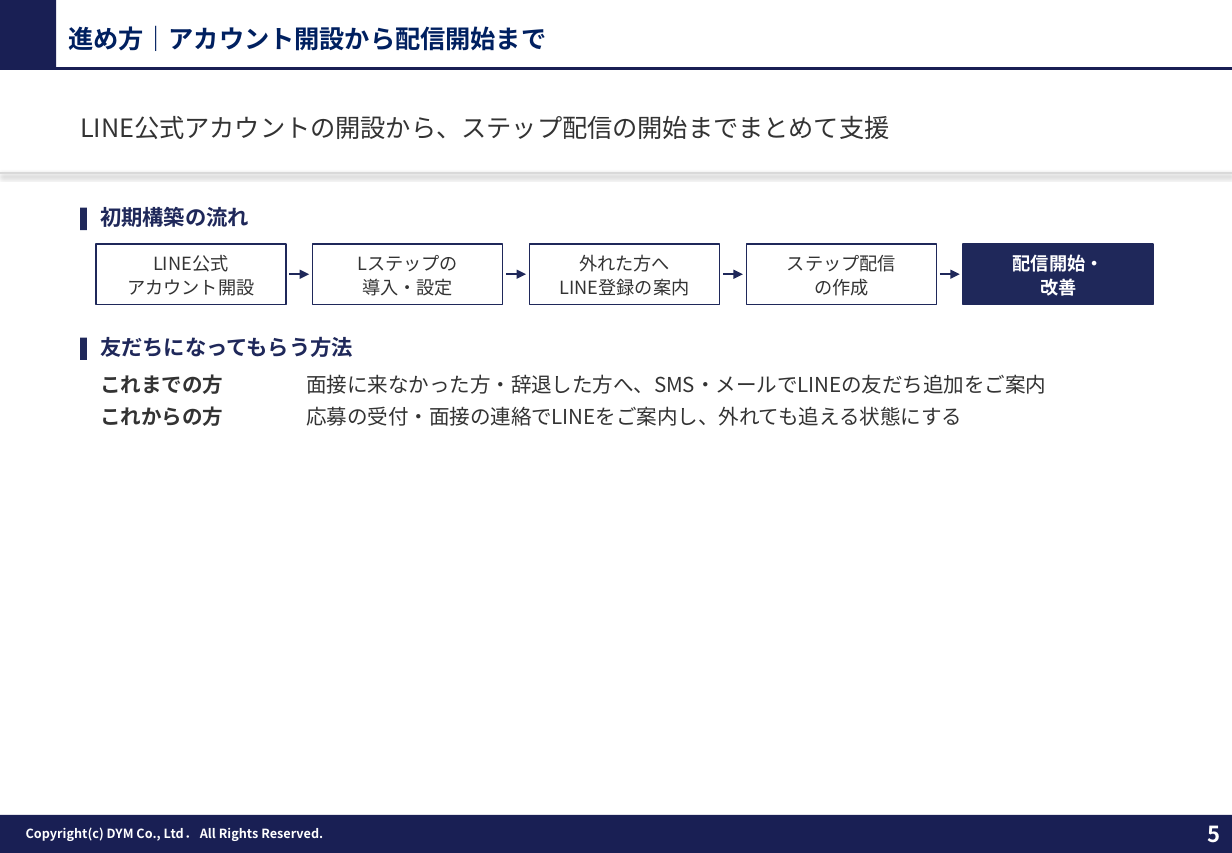
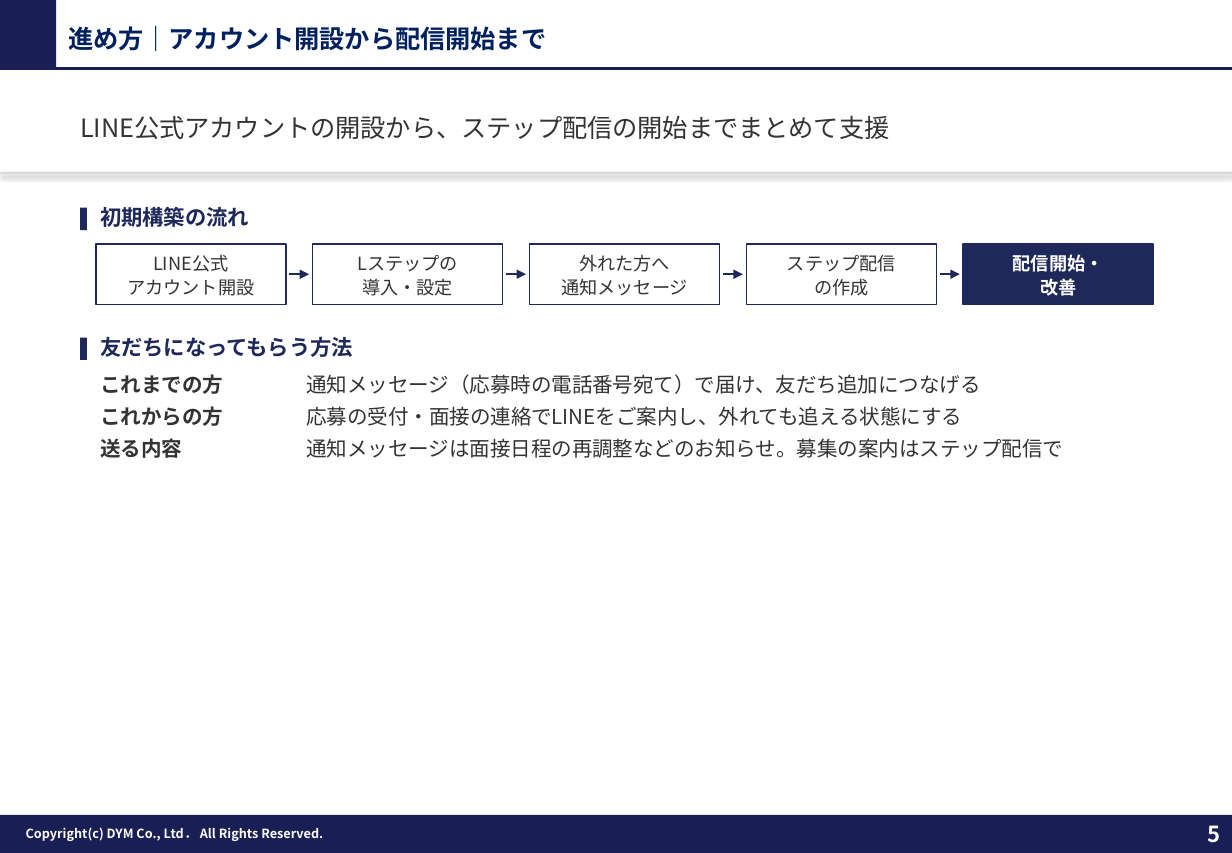
Before and after one commit to tonomura-r-dev/folder, a slide deck: slide 5 of 20261013_セキュリティー京葉御中_LINE採用追客のご提案.pptx. Drawn at 1232x853 pixels with LibreOffice and Linux fonts; fonts in the diff are those of the drawing; background and template pictures are left out. Boxes give left, top, right and bottom in pixels: in the first picture for what was removed or moved away, otherwise in the second. Text is boxed around its words. In the diff, an @@ line names an element or a change of style, - is before the commit and + after.

```diff
--- a/20261013_セキュリティー京葉御中_LINE採用追客のご提案.pptx
+++ b/20261013_セキュリティー京葉御中_LINE採用追客のご提案.pptx
@@ text in rectangle at [561,279,688,295]: text changed @@
-LINE登録の案内
+通知メッセージ
@@ text at [306,374,980,394]: text changed @@
-面接に来なかった方・辞退した方へ、SMS・メールでLINEの友だち追加をご案内
+通知メッセージ（応募時の電話番号宛て）で届け、友だち追加につなげる
@@ text added at [100,438,182,458], 13 pt, text #333333, bold @@
+送る内容
@@ text added at [306,438,1063,458], 13 pt, text #333333 @@
+通知メッセージは面接日程の再調整などのお知らせ。募集の案内はステップ配信で
```
Also in this commit, not shown: 2 other slides changed, 4 other files.
